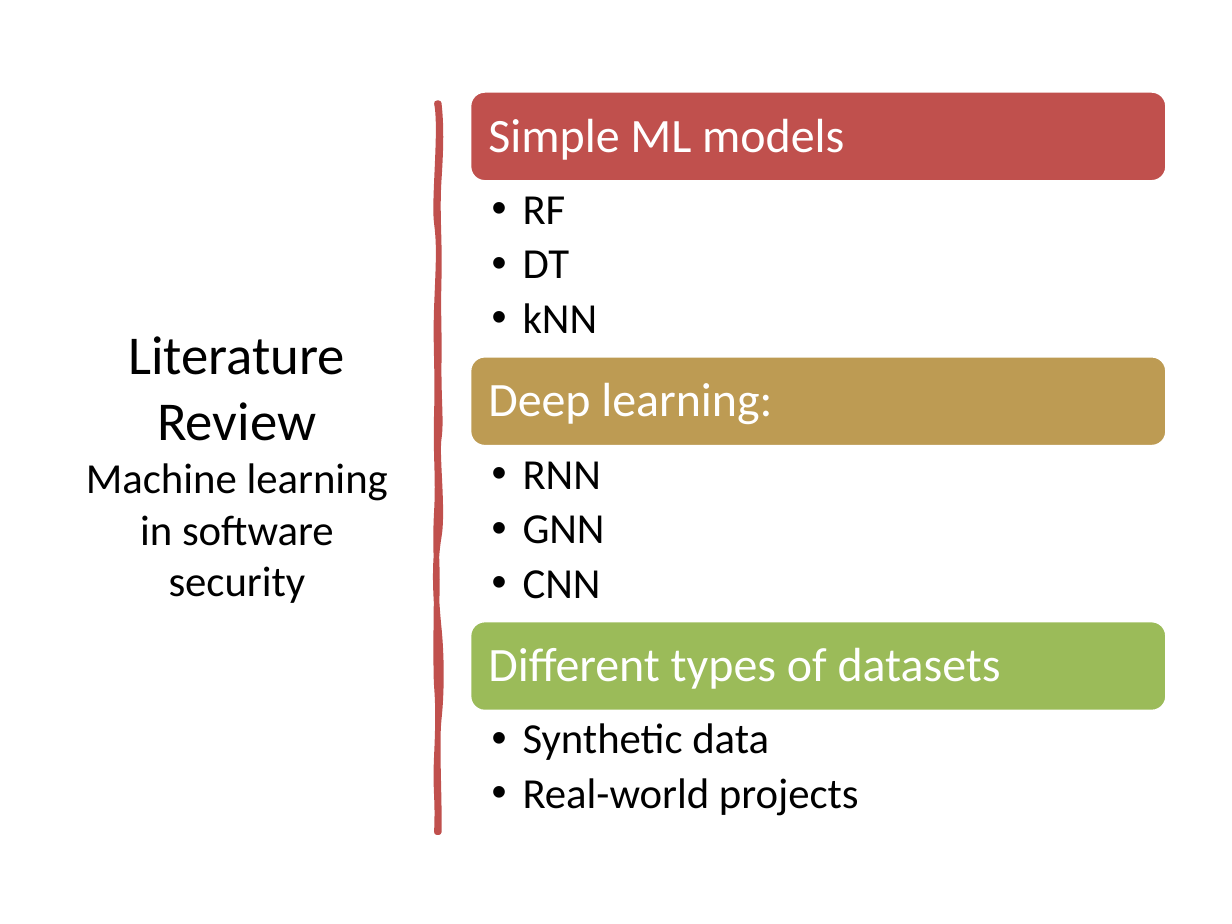
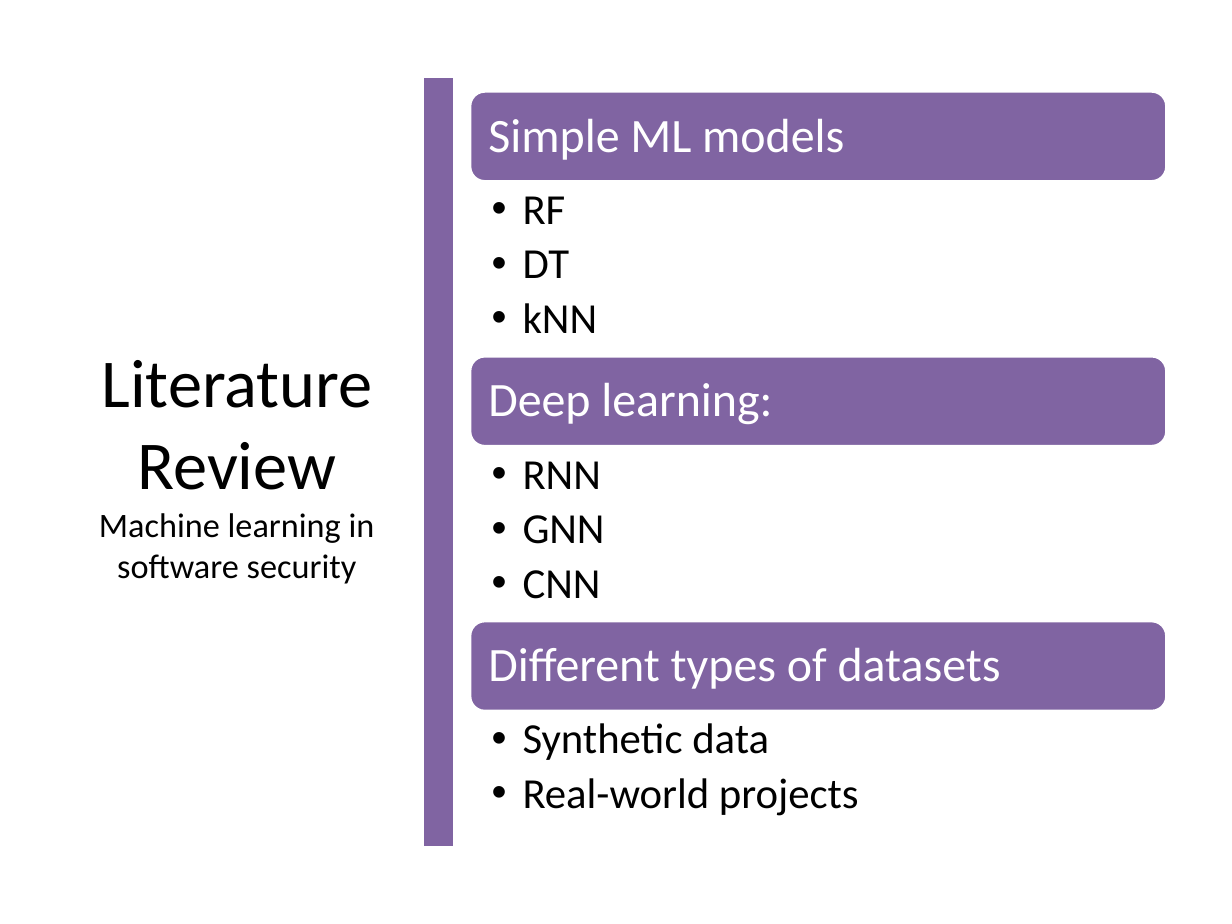
Before and after one commit to TaviFurdui/detecting-vulnerabilities-using-ml, a slide deck: slide 5 of Presentation.pptx. Drawn at 1232x924 pixels with LibreOffice and Linux fonts; fonts in the diff are those of the drawing. Boxes give left, top, right and bottom in pixels: in the first picture for what was removed or moved away, otherwise in the second. Text is boxed around its words. In the diff, an @@ line names an element or a change of style, - is before the commit and + after.

```diff
--- a/Presentation.pptx
+++ b/Presentation.pptx
@@ title "Literature Review Machine learning in ..." at box(99, 360, 375, 584): size 32 to 40 pt in "Literature Review"; size 25 to 20 pt in "Machine learning in software security" @@
@@ rectangle added at box(423, 76, 456, 849), fill #8064A2, outline #FFFFFF 2 pt @@
@@ freeform shape removed at box(438, 103, 439, 832) @@
@@ rounded rectangle at box(469, 91, 1167, 182): fill #C0504D to #8064A2 @@
@@ rounded rectangle at box(469, 356, 1167, 447): fill #BD9B53 to #8064A2 @@
@@ rounded rectangle at box(469, 621, 1167, 712): fill #9BBB59 to #8064A2 @@
```
Also in this commit, not shown: 5 other slides changed, 8 slides added, 8 slides removed.
